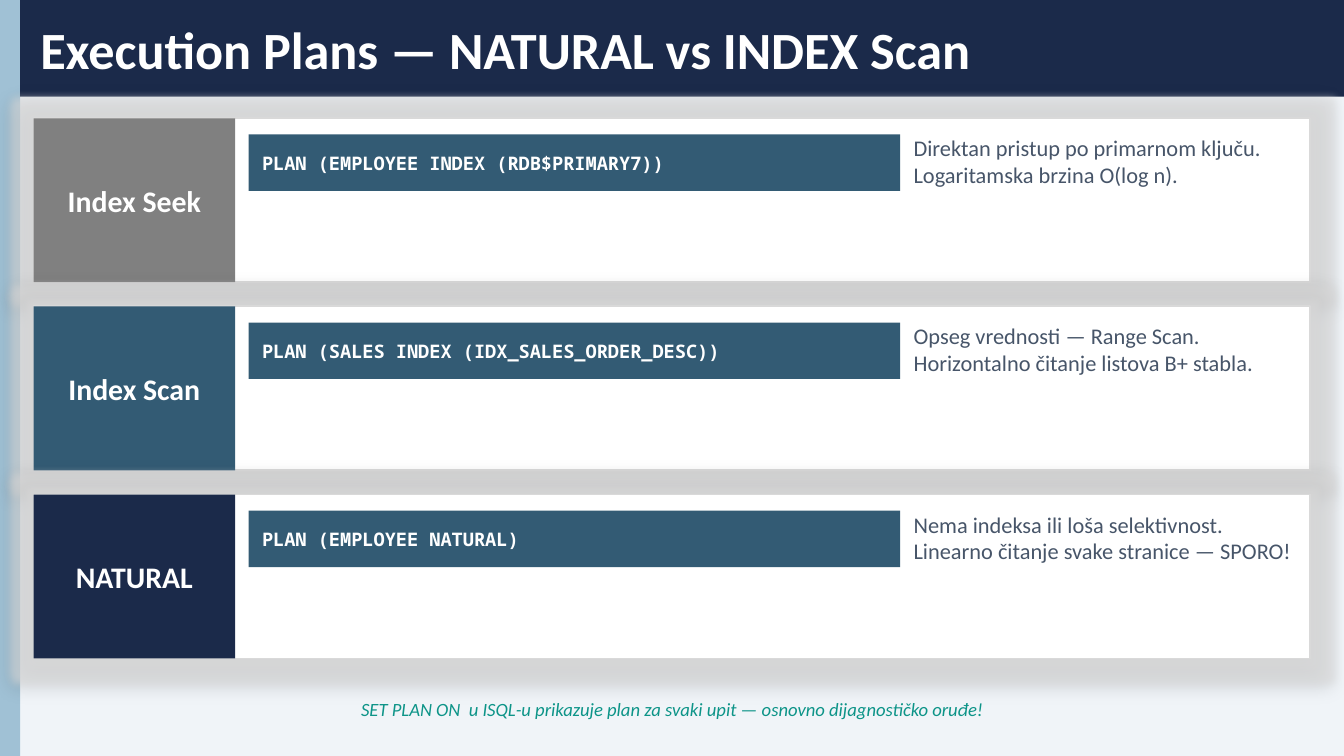
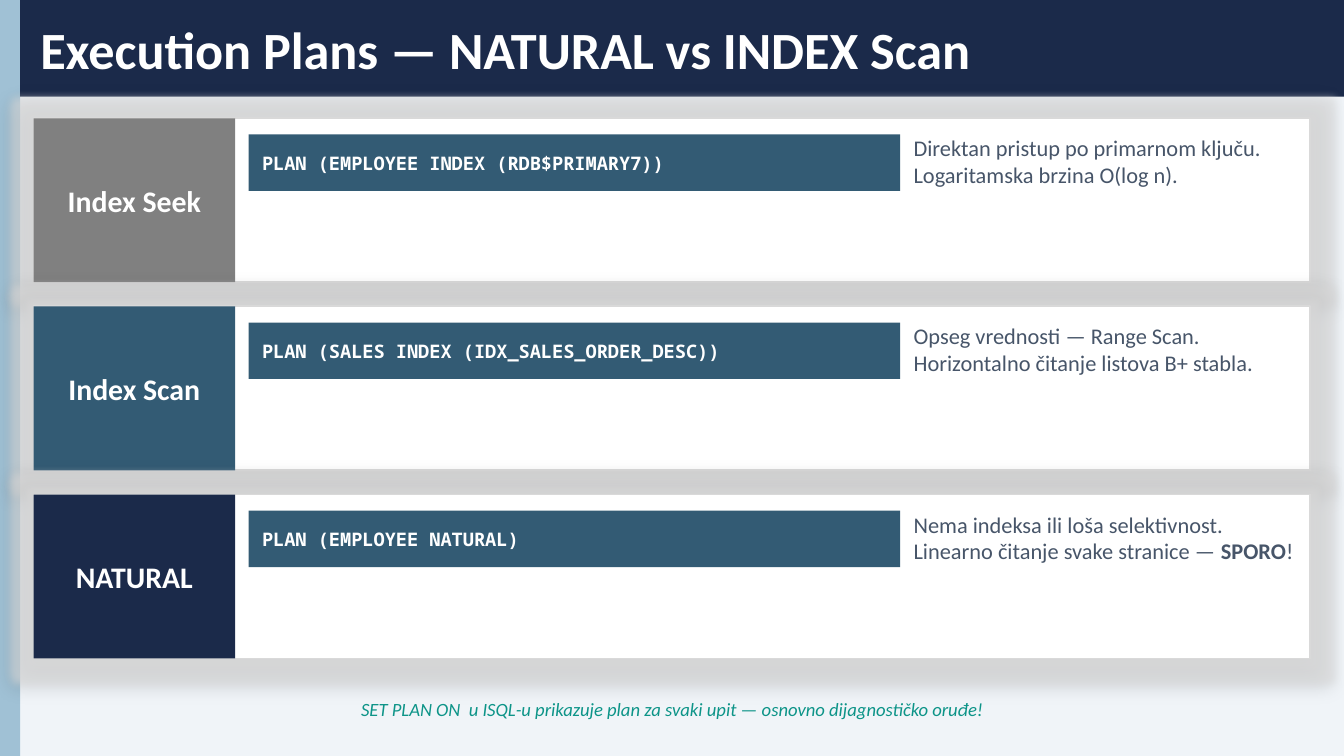
Before and after one commit to jefimija-stamenovic/subp, a slide deck: slide 11 of seminarski-1/Interna struktura i organizacija indeksa u Firebird bazi podataka.pptx. Drawn at 1344x756 pixels with LibreOffice and Linux fonts; fonts in the diff are those of the drawing. Boxes give left, top, right and bottom in pixels: in the first picture for what was removed or moved away, otherwise in the second. Text is boxed around its words. In the diff, an @@ line names an element or a change of style, - is before the commit and + after.

```diff
--- a/seminarski-1/Interna struktura i organizacija indeksa u Firebird bazi podataka.pptx
+++ b/seminarski-1/Interna struktura i organizacija indeksa u Firebird bazi podataka.pptx
@@ text at (x1=914, y1=543, x2=1293, y2=563): bold on in "SPORO!" @@
```
Also in this commit, not shown: 6 other slides changed, 2 other files.
